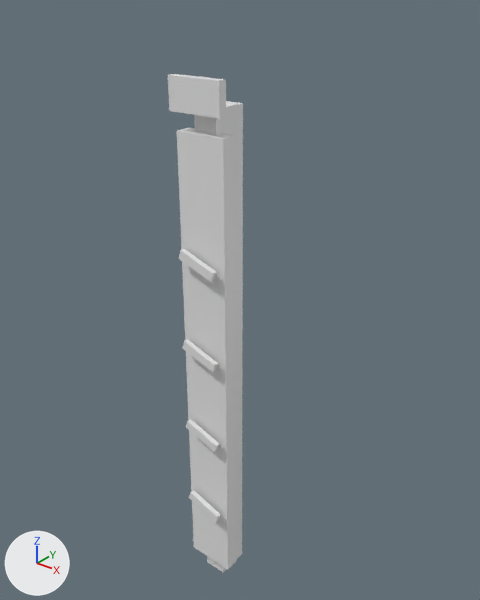
A saved change to the glTF model public/models/ram_2_static.glb.
Rendered twice from a camera (50 mm lens) standing at (-1.518, -3.705, 4.971) and looking at (-2.734, -2.186, 4.029). Every picture has the same lights, and +X, +Y and +Z are marked at lower left. The older version comes first. Vertices at exactly the same position are counted once.

Names of what the first picture shows: 'Componente_RAM_2_PCB_DIMM_133_35mm', 'Componente_RAM_2_barra_RGB', 'Componente_RAM_2_disipador_frontal', 'Componente_RAM_2_ranura_diagonal_0', 'Componente_RAM_2_ranura_diagonal_1', 'Componente_RAM_2_ranura_diagonal_2', 'Componente_RAM_2_ranura_diagonal_3'.
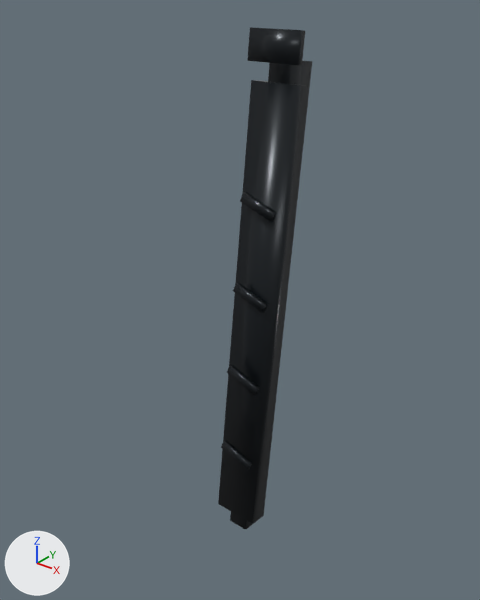
ob_root_ram_ddr5_rgb_2_animable is not drawn itself; it is the parent of ob_componente_ram_2_barra_rgb, ob_componente_ram_2_contacto_0, ob_componente_ram_2_contacto_1, ob_componente_ram_2_contacto_10, ob_componente_ram_2_contacto_11, ob_componente_ram_2_contacto_12, ob_componente_ram_2_contacto_13, ob_componente_ram_2_contacto_2.

Pixel boxes [x1, y1, x2, y2] of what changed, in the pictures (480 x 600 px):
'Componente_RAM_2_disipador_frontal', recoloured, shading changed, moved, turned
    before: [177, 128, 237, 569]
    after: [218, 80, 306, 524]
'Componente_RAM_2_PCB_DIMM_133_35mm', recoloured, moved, turned
    before: [194, 101, 243, 572]
    after: [230, 61, 312, 530]
'Componente_RAM_2_barra_RGB', recoloured, shading changed, moved, turned
    before: [168, 74, 226, 119]
    after: [247, 27, 305, 65]
'Componente_RAM_2_ranura_diagonal_3', recoloured, moved, turned
    before: [178, 249, 216, 282]
    after: [240, 192, 277, 222]
'Componente_RAM_2_ranura_diagonal_2', recoloured, moved, turned
    before: [182, 339, 218, 372]
    after: [233, 283, 268, 313]
'Componente_RAM_2_ranura_diagonal_1', recoloured, moved, turned
    before: [186, 419, 219, 452]
    after: [227, 365, 260, 395]
'Componente_RAM_2_ranura_diagonal_0', recoloured, moved, turned
    before: [189, 490, 220, 522]
    after: [221, 440, 252, 470]

Edits to the bpy script that builds the scene:
```text
Add mat_pro_ram_anodized_graphite:
    mat_pro_ram_anodized_graphite = principled_material('PRO_ram_anodized_graphite')
    mat_pro_ram_anodized_graphite.base_color = (0.012, 0.016, 0.02)  # black #1d2227
    mat_pro_ram_anodized_graphite.metallic = 0.5
    mat_pro_ram_anodized_graphite.roughness = 0.3
Change me_cubo_659:
    where me_cubo_659.from_pydata(...)  # 8 vertices, 12 faces; spans x -0.086..0.086, y -0.013..0.013, z -0.045..0.045
    used by ob_componente_ram_2_barra_rgb; parent = ob_root_ram_ddr5_rgb_2_animable; location = (0.0, -0.085, 0.846)
    remove me_cubo_659.materials.append(mat_ram_rgb_magenta)  # white #e7e7e7
    me_cubo_659 part 1: all faces are now shaded smooth (12 of 12 changed)
    add me_cubo_659.materials.append(mat_pro_ram_anodized_graphite)  # black #1d2227
Change me_cubo_658:
    where me_cubo_658.from_pydata(...)  # 8 vertices, 12 faces; spans x -0.08..0.08, y -0.024..0.024, z -0.748..0.748
    used by ob_componente_ram_2_disipador_frontal; parent = ob_root_ram_ddr5_rgb_2_animable; location = (0.0, -0.055, 0.0)
    remove me_cubo_658.materials.append(mat_ram_disipador_negro_anodizado)  # white #e7e7e7
    me_cubo_658 part 2: all faces are now shaded smooth (12 of 12 changed)
    add me_cubo_658.materials.append(mat_pro_ram_anodized_graphite)  # black #1d2227
Change me_cubo_657:
    where me_cubo_657.from_pydata(...)  # 8 vertices, 12 faces; spans x -0.04..0.04, y -0.05..0.05, z -0.81..0.81
    remove me_cubo_657.materials.append(mat_ram_disipador_negro_anodizado)  # white #e7e7e7
    add me_cubo_657.materials.append(mat_pro_ram_anodized_graphite)  # black #1d2227
Change me_cubo_674:
    where me_cubo_674.from_pydata(...)  # 8 vertices, 12 faces; spans x -0.0632..0.0632, y -0.0075..0.0075, z -0.0146..0.0146
    remove me_cubo_674.materials.append(mat_detalle_morado_cyber)  # white #e7e7e7
    add me_cubo_674.materials.append(mat_pro_ram_anodized_graphite)  # black #1d2227
Change me_cubo_675:
    where me_cubo_675.from_pydata(...)  # 8 vertices, 12 faces; spans x -0.0632..0.0632, y -0.0075..0.0075, z -0.0146..0.0146
    remove me_cubo_675.materials.append(mat_detalle_morado_cyber)  # white #e7e7e7
    add me_cubo_675.materials.append(mat_pro_ram_anodized_graphite)  # black #1d2227
Change me_cubo_676:
    where me_cubo_676.from_pydata(...)  # 8 vertices, 12 faces; spans x -0.0632..0.0632, y -0.0075..0.0075, z -0.0146..0.0146
    remove me_cubo_676.materials.append(mat_detalle_morado_cyber)  # white #e7e7e7
    add me_cubo_676.materials.append(mat_pro_ram_anodized_graphite)  # black #1d2227
Change me_cubo_677:
    where me_cubo_677.from_pydata(...)  # 8 vertices, 12 faces; spans x -0.0632..0.0632, y -0.0075..0.0075, z -0.0146..0.0146
    remove me_cubo_677.materials.append(mat_detalle_morado_cyber)  # white #e7e7e7
    add me_cubo_677.materials.append(mat_pro_ram_anodized_graphite)  # black #1d2227
Change ob_root_ram_ddr5_rgb_2_animable:
    ob_root_ram_ddr5_rgb_2_animable.location: (-2.684, -2.336, 3.858) -> (-2.684, -2.106, 3.948)
    ob_root_ram_ddr5_rgb_2_animable.rotation_euler: (0.0, 0.0, 0.0) -> (-0.122, 0.0, 0.0)  # degrees (0, 0, 0) -> degrees (-7, 0, 0)
```
